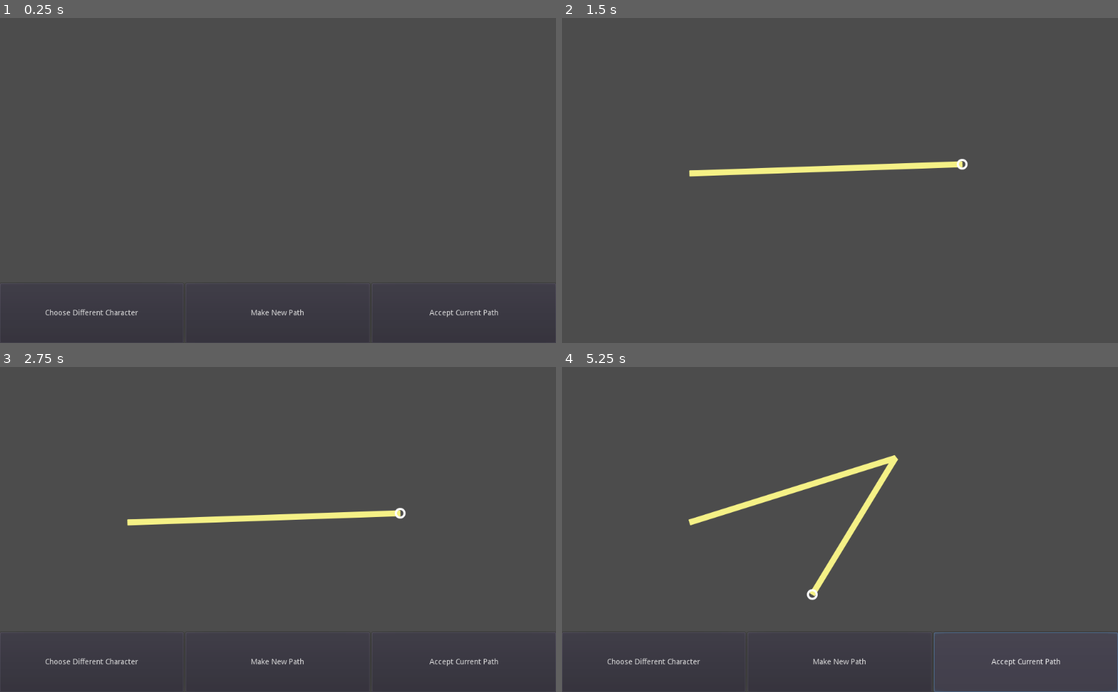
Above: before the commit, frames 1-4 (two rows, left to right).
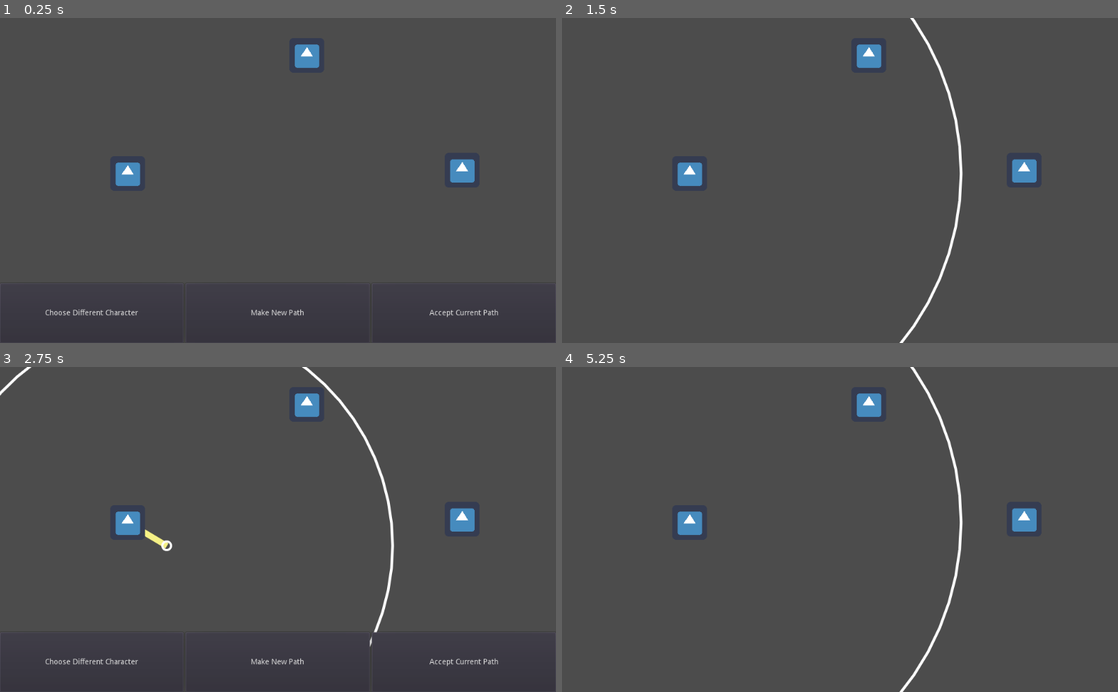
Above: after the commit, the same moments.

Repository: playerpeter1231/SimulTurn-Tactics
Game: Godot game, scene res://Scenes/MainScene.tscn
The game is run twice, just before and just after one commit, with the same random seed, the same clock (stepped at 60 frames per second) and the same inputs. The engine's default icon, where the game draws it, is replaced by a stand-in: a white triangle on a blue panel in a dark square.
Inputs (mouse positions are in pixels of both pictures, inside the frame that each line leads up to):
- Up to frame 1 (0.25 s): no input
- Up to frame 2 (1.5 s): click "Make New Path" at 0.5 s; tap Enter at 1.25 s; move the mouse to (962, 164) at 1.27 s; press the mouse at (962, 164) at 1.28 s
- Up to frame 3 (2.75 s): tap Space at 2 s; move the mouse to (166, 545) at 2.02 s; release the mouse at (166, 545) at 2.03 s; click (166, 545) at 2.1 s
- Up to frame 4 (5.25 s): click "Make New Path" at 2.75 s; tap Enter at 3.5 s; move the mouse to (895, 458) at 3.52 s; press the mouse at (895, 458) at 3.53 s; tap Space at 4.25 s; move the mouse to (812, 594) at 4.27 s; release the mouse at (812, 594) at 4.28 s; click (812, 594) at 4.35 s; click (1023, 662) at 5 s, where only the run before the commit has a clickable "Accept Current Path"

The runs differ from the first frame. In frame 1, 1.0% of the frame differs, in the area x 20-86%, y 8-52%; in frame 2, 2.6%; in frame 3, 2.7%; in frame 4, 3.6%, in the area x 1-100%, y 0-100%.

Commit message:
Separated character and cursor
Character sprite will follow independently, so it has new node chain in tree. Collision shape is circle

Diff:
--- a/Scenes/Character.tscn
+++ b/Scenes/Character.tscn
@@ -1,11 +1,16 @@
-[gd_scene load_steps=5 format=2]
+[gd_scene load_steps=6 format=2]
 
 [ext_resource path="res://Scripts/DragLine.gd" type="Script" id=1]
 [ext_resource path="res://icon.png" type="Texture" id=2]
-[ext_resource path="res://Scripts/DrawRange.gd" type="Script" id=3]
+[ext_resource path="res://Scripts/Character.gd" type="Script" id=3]
 
-[sub_resource type="RectangleShape2D" id=1]
-extents = Vector2( 31.5, 31.5 )
+[sub_resource type="Curve2D" id=2]
+_data = {
+"points": PoolVector2Array(  )
+}
+
+[sub_resource type="CircleShape2D" id=1]
+radius = 48.7647
 
 [node name="Line2D" type="Line2D"]
 default_color = Color( 0.964706, 0.94902, 0.529412, 1 )
@@ -14,12 +19,18 @@
 script = ExtResource( 1 )
 max_length = 500
 
-[node name="Character" type="Area2D" parent="."]
+[node name="Character" type="Path2D" parent="."]
+curve = SubResource( 2 )
+
+[node name="PathFollow2D" type="PathFollow2D" parent="Character"]
+
+[node name="Sprite" type="Sprite" parent="Character"]
+texture = ExtResource( 2 )
+
+[node name="Cursor" type="Area2D" parent="."]
 script = ExtResource( 3 )
 
-[node name="Sprite" type="Sprite" parent="Character"]
-visible = false
-texture = ExtResource( 2 )
+[node name="CollisionShape2D" type="CollisionShape2D" parent="Cursor"]
+shape = SubResource( 1 )
 
-[node name="CollisionShape2D" type="CollisionShape2D" parent="Character"]
-shape = SubResource( 1 )
+[connection signal="mouse_entered" from="Cursor" to="." method="_on_Cursor_mouse_entered"]
--- a/Scenes/MainScene.tscn
+++ b/Scenes/MainScene.tscn
@@ -26,7 +26,7 @@
 anchor_right = 1.0
 anchor_bottom = 1.0
 margin_top = -20.0
-mouse_filter = 0
+mouse_filter = 2
 __meta__ = {
 "_edit_use_anchors_": false
 }
@@ -54,6 +54,9 @@
 size_flags_horizontal = 3
 text = "Accept Current Path"
 
+[connection signal="mouse_entered" from="Character1" to="." method="_on_Character1_mouse_entered"]
+[connection signal="mouse_entered" from="Character2" to="." method="_on_Character2_mouse_entered"]
+[connection signal="mouse_entered" from="Character3" to="." method="_on_Character3_mouse_entered"]
 [connection signal="button_up" from="AcceptPathMenu/ChooseChar" to="." method="_on_ChooseChar_button_up"]
 [connection signal="button_up" from="AcceptPathMenu/NewPath" to="." method="_on_NewPath_button_up"]
 [connection signal="button_up" from="AcceptPathMenu/AcceptPath" to="." method="_on_AcceptPath_button_up"]
--- /dev/null
+++ b/Scripts/Character.gd
@@ -0,0 +1 @@
+extends Area2D
--- a/Scripts/DragLine.gd
+++ b/Scripts/DragLine.gd
@@ -1,4 +1,6 @@
 extends Line2D
+
+signal mouse_entered()
 
 # Max length path may be
 export var max_length = 15
@@ -19,22 +21,23 @@
 
 func init_path():
 	curr_color = clicked_color
+	is_active = true
+	update()
 
-#	$Line2D.init_line()
+#	Initiate line
 	clear_points()
 	last_point = Vector2(0,0)
 	add_point(last_point)
 	$Character.position = last_point
 	line_length = 0
 
-	is_active = true
-	update()
 
 # Calculates points to draw char path and updates the draw function
 func draw_path():
 
 	if Input.is_action_just_pressed("click"):
-		is_drawing = true
+		if get_global_mouse_position().distance_to(last_point) < max_length:
+			is_drawing = true
 
 	if is_drawing and Input.is_action_pressed("click"):
 		calc_line()
@@ -48,16 +51,6 @@
 func accept_path():
 	pass
 
-#func init_line():
-	# Initialize line to draw from original position
-#	clear_points()
-#	last_point = Vector2(0,0)
-#	add_point(last_point)
-#	$Sprite.position = last_point
-#	line_length = 0
-	#print("last point, ", last_point)
-
-
 func calc_line():
 	#print("Currently calculating")
 	var relative_pos = get_global_mouse_position() - first_pos
@@ -68,13 +61,9 @@
 
 		# print("position 0 ", get_point_position(0))
 		# print("last point, ", last_point)
-		#line_length = get_point_position(0).distance_to(last_point)
-
 		#print("point size, ", get_point_count())
 		#print("last point, ",get_point_position(get_point_count()-2))
 		#print("This point, ",get_point_position(get_point_count()-1))
-		#line_length += get_point_position(i-1).distance_to(get_point_position(i))
-
 
 		#print("line length, ", line_length)
 		if line_length < max_length:
@@ -82,20 +71,25 @@
 			#print("mouse pos, ", get_global_mouse_position())
 			#print("Step length, ", get_global_mouse_position().distance_to(last_point))
 			if relative_pos.distance_to(last_point) > step_length:
-				var new_point = relative_pos
-				add_point(new_point)
-				$Character.set_position(new_point)
-				line_length += get_point_position(get_point_count()-2).distance_to(new_point)
+#				var new_point = relative_pos
+				add_point(relative_pos)
+				$Cursor.set_position(relative_pos)
+				line_length += get_point_position(get_point_count()-2).distance_to(relative_pos)
 				#print(new_point)
 
 				# Set last_point to be called in DrawRange as circle origin
-				last_point = new_point
+				last_point = relative_pos
 
 func _draw():
 	if is_active:
-		var radius = max_length - line_length
+		radius = max_length - line_length
 
 		# draw_arc( position, radius, start_arc, end_arc, point_count, circ_color, line_width, anti-alias)
 		if radius > 8:
 			draw_arc(last_point, radius, 0, TAU, 64, "ffffff", 4, true)
 		draw_arc(last_point, 8, 0, TAU, 32, "ffffff",3,true)
+
+
+func _on_Cursor_mouse_entered():
+	print("Emitting signal from line2d")
+	emit_signal("mouse_entered")
--- a/Scripts/DrawRange.gd
+++ /dev/null
@@ -1,42 +0,0 @@
-extends Node2D
-
-#export(Color) var clicked_color
-#export(Color) var released_color
-#export(Color) var curr_color = "00ffffff"
-#var radius
-#var is_active = false
-#var is_drawing = false
-#
-#
-#func init_path():
-#	curr_color = clicked_color
-#	$Line2D.init_line()
-#	is_active = true
-#	update()
-#
-## Calculates points to draw char path and updates the draw function
-#func draw_path():
-#
-#	if Input.is_action_just_pressed("click"):
-#		is_drawing = true
-#
-#	if is_drawing and Input.is_action_pressed("click"):
-#		$Line2D.calc_line()
-#		update()
-#
-#	if is_drawing and Input.is_action_just_released("click"):
-#		curr_color = released_color
-#		update()
-#		#curr_state = sstates.ACCEPTING_PATH
-#
-#func accept_path():
-#	pass
-
-#func _draw():
-#	if is_active:
-#		radius = $Line2D.max_length - $Line2D.line_length
-#
-#		# draw_arc( position, radius, start_arc, end_arc, point_count, circ_color, line_width, anti-alias)
-#		if radius > 8:
-#			draw_arc($Line2D.last_point, radius, 0, TAU, 64, curr_color, 4, true)
-#		draw_arc($Line2D.last_point, 8, 0, TAU, 32, clicked_color,3,true)
--- a/Scripts/SceneController.gd
+++ b/Scripts/SceneController.gd
@@ -46,7 +46,7 @@
 
 func _on_Character1_mouse_entered():
 	print("You found me! 1")
-	print(self.name)
+	print(self.get_name())
 	handle_choice(self)
 
 
--- a/project.godot
+++ b/project.godot
@@ -16,7 +16,7 @@
 
 [autoload]
 
-GameManager="*res://Scripts/GameManager.gd"
+GameManager="*res://Scripts/Managers/GameManager.gd"
 
 [input]
 
Renamed: Scripts/GameManager.gd -> Scripts/Managers/GameManager.gd
